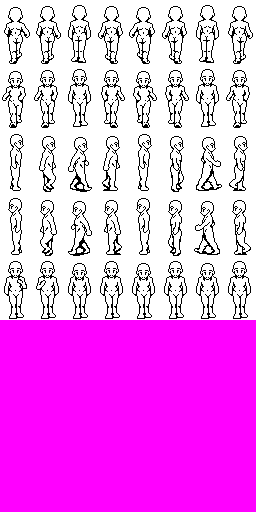
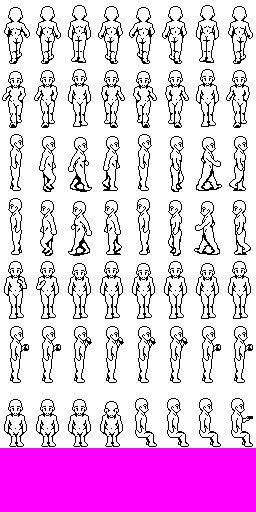
Comparing the layer stacks of the two (256, 512) images. Changes:
added group "TV" with 4 layers above "Poop" over 128, 384, 256, 448
added layer "Layer 10 copy 3" in group "TV" over 224, 384, 256, 448
added layer "Layer 10 copy 2" in group "TV" over 192, 384, 224, 448
added layer "Layer 10 copy" in group "TV" over 160, 384, 192, 448
added layer "Layer 10" in group "TV" over 128, 384, 160, 448
added group "Poop" with 4 layers above "Drink" over 0, 384, 128, 448
added layer "Layer 7 copy 3" in group "Poop" over 96, 384, 128, 448
added layer "Layer 7 copy 2" in group "Poop" over 64, 384, 96, 448
added layer "Layer 7 copy" in group "Poop" over 32, 384, 64, 448
added layer "Layer 7" in group "Poop" over 0, 384, 32, 448
added group "Drink" with 9 layers above "Eat" over 0, 320, 256, 384
added layer "Layer 6 copy 4" in group "Drink" over 224, 320, 256, 384
added layer "Layer 6 copy 3" in group "Drink" over 192, 320, 224, 384
added layer "Layer 5 copy 3" in group "Drink" over 160, 320, 192, 384
added layer "Layer 5 copy 2" in group "Drink" over 128, 320, 160, 384
added layer "Layer 5" in group "Drink" over 96, 320, 128, 384
added layer "Layer 5 copy" in group "Drink" over 64, 320, 96, 384
added layer "Layer 6 copy" in group "Drink" over 32, 320, 64, 384
added layer "Layer 6" in group "Drink" over 0, 320, 32, 384
